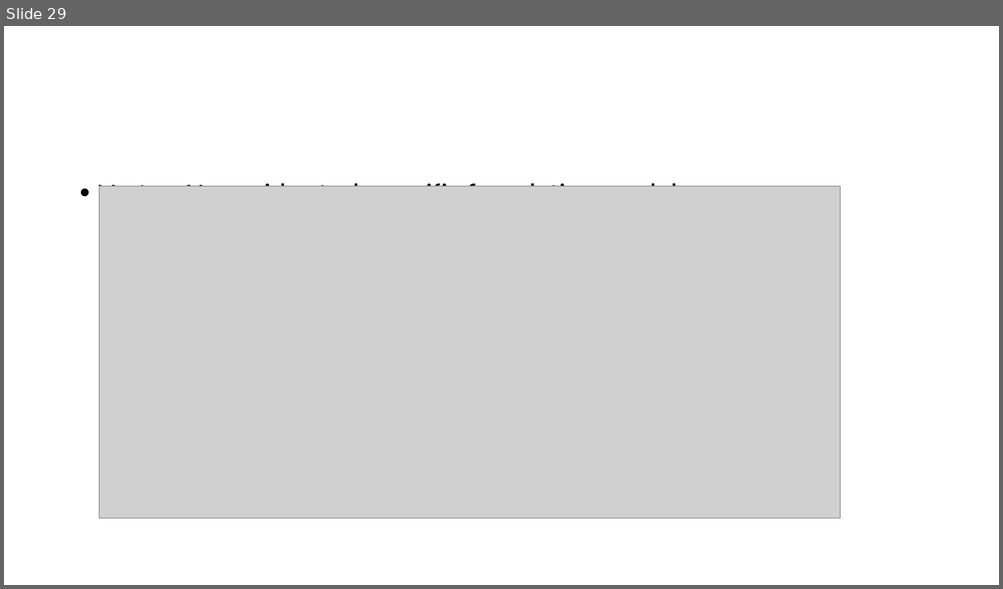
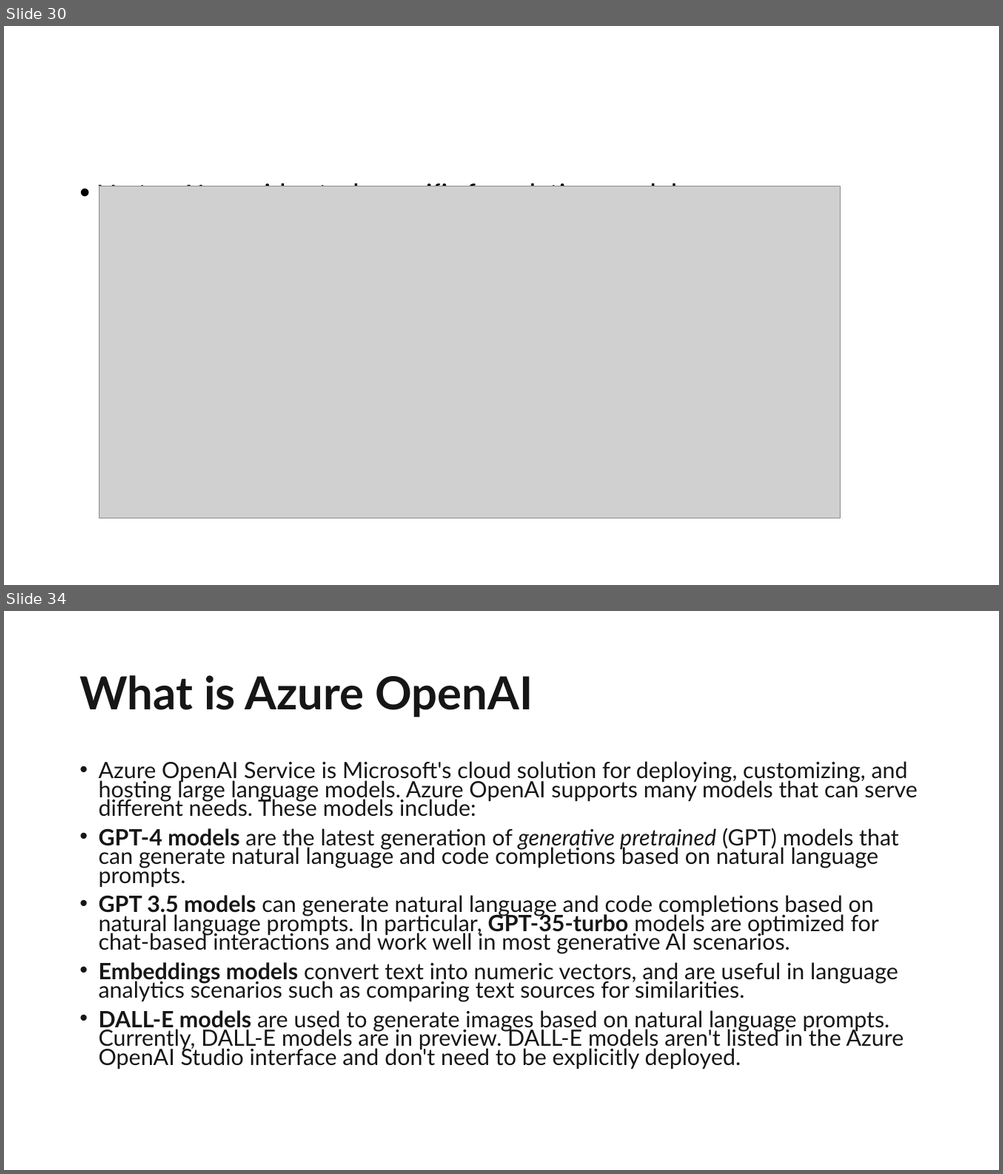
Before and after one commit to shanu-github/Data, a slide deck: Generative_AI/introduction.pptx. Shown one above the other, each under a label of ours: slide 29 before the commit, slides 30 and 34 after it; the slides between them are not shown. The pictures are 1003x589 and 1003x1174 pixels, drawn with LibreOffice and Linux fonts; fonts in the diff are those of the drawing; grey boxes stand for pictures. Boxes give left, top, right and bottom in pixels: in the first picture for what was removed or moved away, otherwise in the second. Text is boxed around its words. In the diff, an @@ line names an element or a change of style, - is before the commit and + after.

```diff
--- a/Generative_AI/introduction.pptx
+++ b/Generative_AI/introduction.pptx
@@ slide 34 added at <box>4,611,999,1170</box>, background #FFFFFF @@
@@ title added at <box>79,675,533,718</box>, 44 pt, text #161616, bold @@
+What is Azure OpenAI
@@ text added at <box>99,761,917,1069</box>, 21.7 pt, text #161616 @@
+• Azure OpenAI Service is Microsoft's cloud solution for deploying, customizing, and hosting large language models. Azure OpenAI supports many models that can serve different needs. These models include:
+• GPT-4 models are the latest generation of generative pretrained (GPT) models that can generate natural language and code completions based on natural language prompts.
+• GPT 3.5 models can generate natural language and code completions based on natural language prompts. In particular, GPT-35-turbo models are optimized for chat-based interactions and work well in most generative AI scenarios.
+• Embeddings models convert text into numeric vectors, and are useful in language analytics scenarios such as comparing text sources for similarities.
+• DALL-E models are used to generate images based on natural language prompts. Currently, DALL-E models are in preview. DALL-E models aren't listed in the Azure OpenAI Studio interface and don't need to be explicitly deployed.
@@ what was slide 29 is now slide 30 @@
```
Also in this commit, not shown: 1 slide changed, 34 other slides added, 18 other files.
